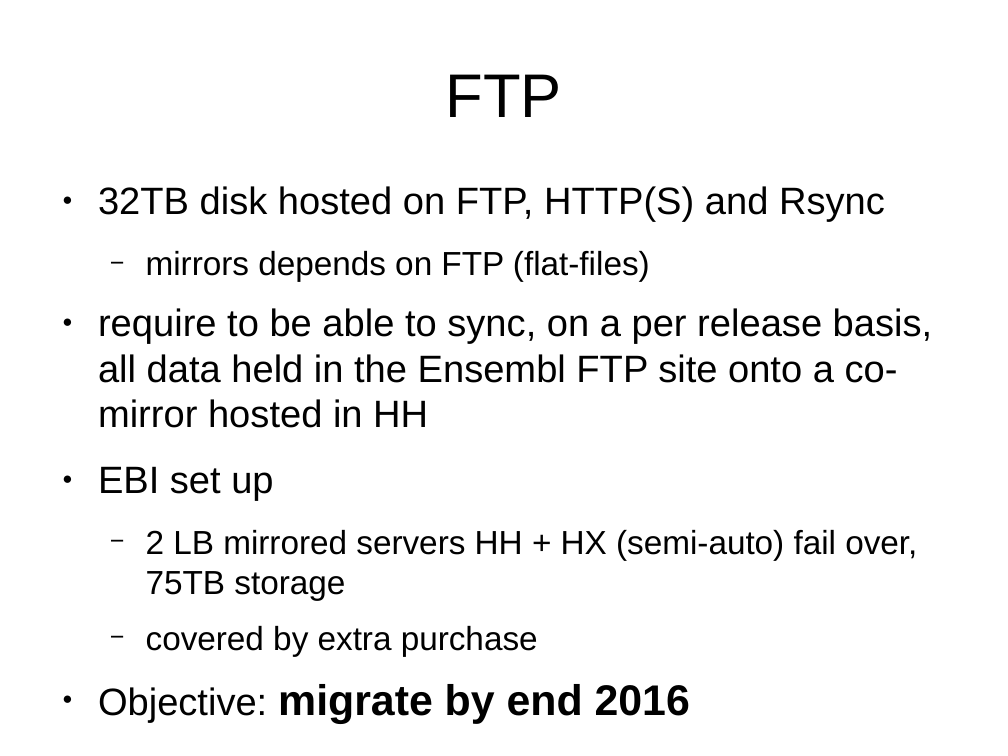
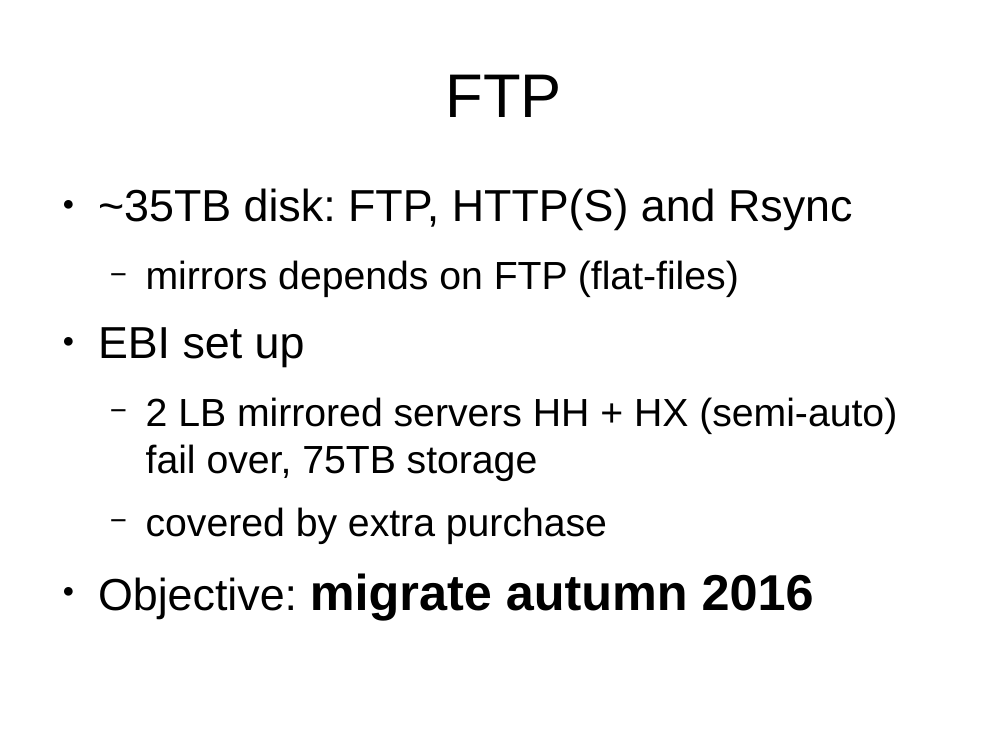
Before and after one commit to avullo/ensembl-migration-pm, a slide deck: slide 21 of data-review-10-16/talk.odp. Drawn at 1008x756 pixels with LibreOffice and Linux fonts; fonts in the diff are those of the drawing; background and template pictures are left out. Boxes give left, top, right and bottom in pixels: in the first picture for what was removed or moved away, otherwise in the second. Text is boxed around its words. In the diff, an @@ line names an element or a change of style, - is before the commit and + after.

```diff
--- a/data-review-10-16/talk.odp
+++ b/data-review-10-16/talk.odp
@@ text at (98,188,852,230): text changed; size 27.2 to 32 pt @@
-● 32TB disk hosted on FTP, HTTP(S) and Rsync
+● ~35TB disk: FTP, HTTP(S) and Rsync
@@ text at (98,260,897,544): size 23.8 to 28 pt in "mirrors depends on FTP (flat-files)", "2 LB mirrored servers HH + HX ...", "covered by extra purchase"; size 27.2 to 32 pt in "EBI set up" @@
@@ text at (98,308,933,428): paragraph removed @@
-● require to be able to sync, on a per release basis, all data held in the Ensembl FTP site onto a co-mirror hosted in HH
@@ text at (98,573,814,620): text changed; size 30.6 to 36 pt @@
-● Objective: migrate by end 2016
+● Objective: migrate autumn 2016
```
Also in this commit, not shown: 16 other slides changed, 6 slides added, 4 slides removed, 11 other files.
